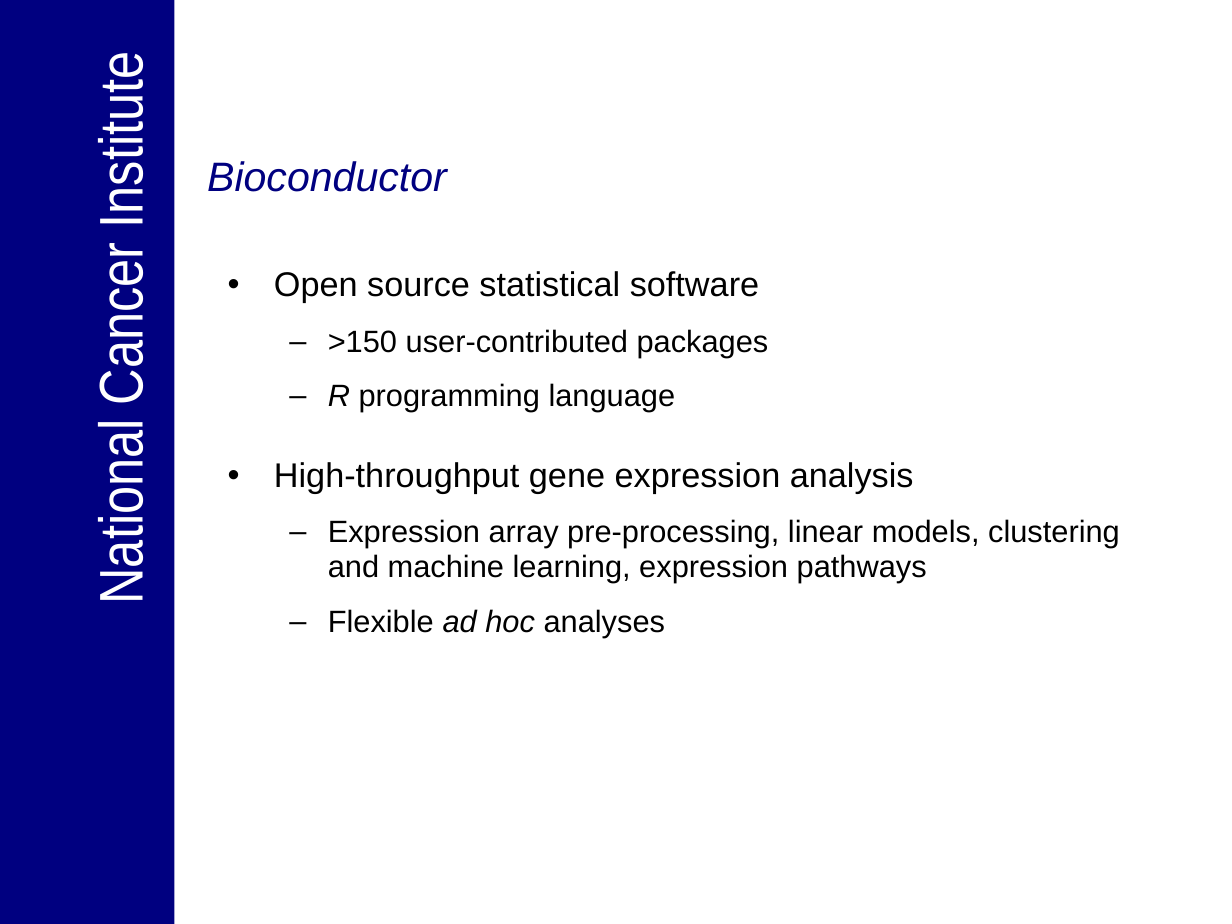
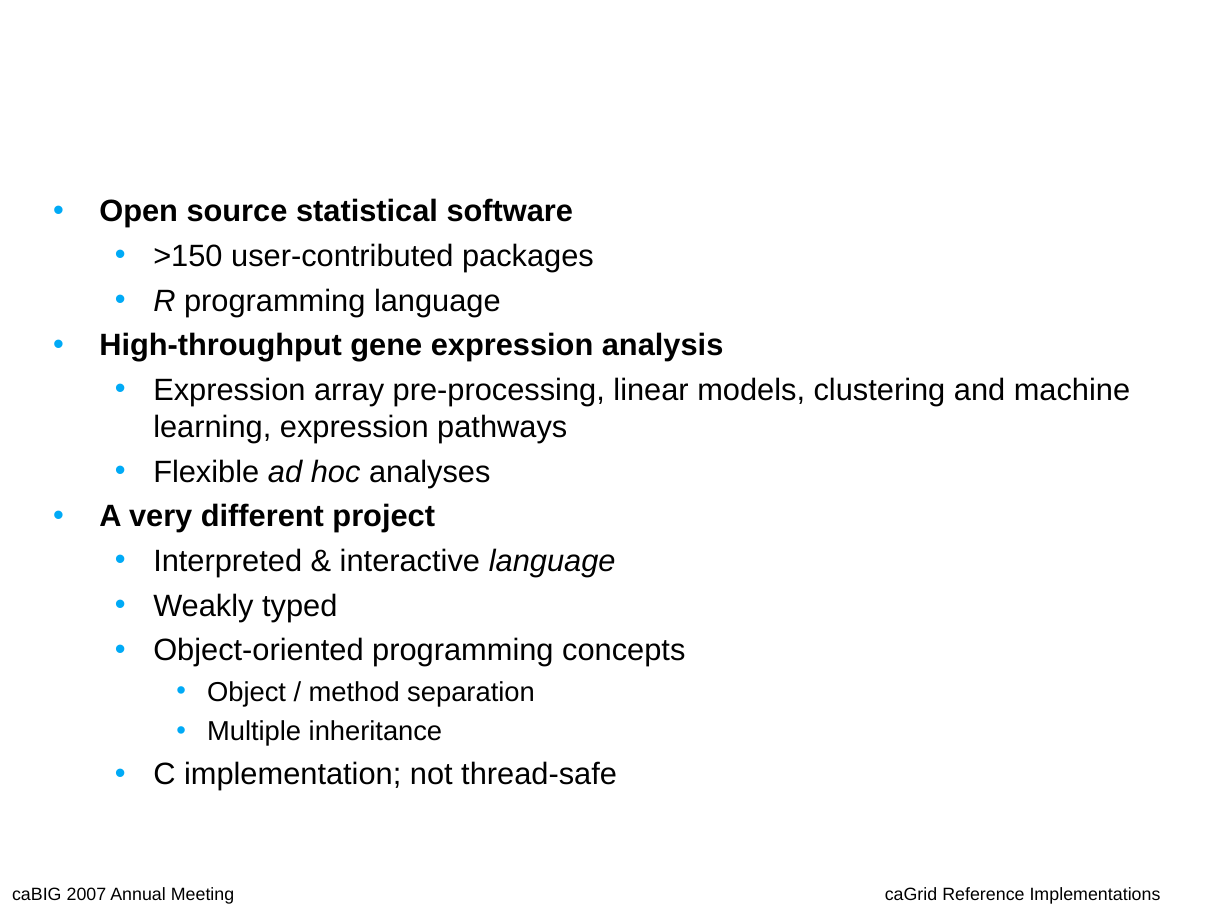
Before and after one commit to NCIP/bioconductor, a slide deck: slide 2 of bioconductor/Presentations/caBIG_Annual_Meeting_2007_Getting_on_the_grid_panel.ppt. Drawn at 1232x924 pixels with LibreOffice and Linux fonts; fonts in the diff are those of the drawing; background and template pictures are left out. Boxes give left, top, right and bottom in pixels: in the first picture for what was removed or moved away, otherwise in the second. Text is boxed around its words. In the diff, an @@ line names an element or a change of style, - is before the commit and + after.

```diff
--- a/bioconductor/Presentations/caBIG_Annual_Meeting_2007_Getting_on_the_grid_panel.ppt
+++ b/bioconductor/Presentations/caBIG_Annual_Meeting_2007_Getting_on_the_grid_panel.ppt
@@ rectangle removed at box(0, 0, 175, 924) @@
@@ title added at box(41, 0, 965, 144), 24 pt, text #FFFFFF @@
+Bioconductor
+Application background
@@ text removed at box(86, 68, 156, 598) @@
-National Cancer Institute
@@ title removed at box(207, 161, 447, 192) @@
-Bioconductor
@@ text "Open source statistical software": place and size @@
-text "Open source statistical software" at box(274, 271, 1120, 637)
+text "Open source statistical software" at box(99, 198, 1130, 790)
@@ text at box(99, 198, 1130, 487): size 20 to 18 pt, bold on in "Open source statistical software", "High-throughput gene expression analysis"; line spacing 0.95 to 1; less space between paragraphs; bullet colour #000000 to #00AAF6; bullet – to • @@
@@ text at box(99, 503, 685, 790): paragraphs added @@
+• A very different project
+  • Interpreted & interactive language
+  • Weakly typed
+  • Object-oriented programming concepts
+    • Object / method separation
+    • Multiple inheritance
+  • C implementation; not thread-safe
@@ text added at box(12, 887, 234, 904), 18 pt, text #000000 @@
+caBIG 2007 Annual Meeting
@@ text added at box(885, 887, 1161, 904), 18 pt, text #000000 @@
+caGrid Reference Implementations
```
Also in this commit, not shown: 5 other slides changed, 2 slides added, 2 slides removed.
